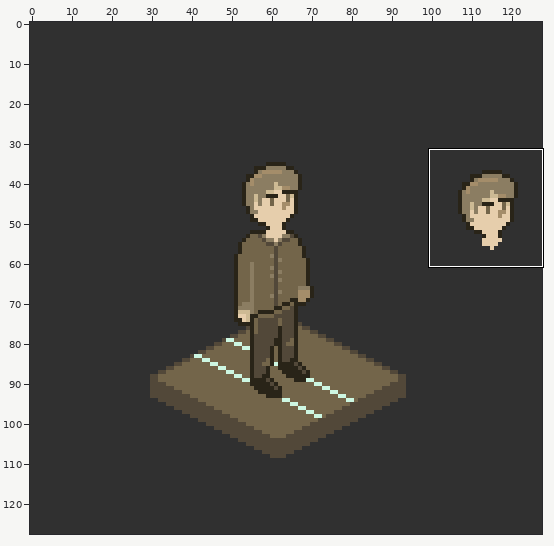
A pixel-art file gets an edit: Aseprite/suspect/movement-making.aseprite. The picture above shows the old version from afar; the outline marks the close-up.
Close-up. As it was:
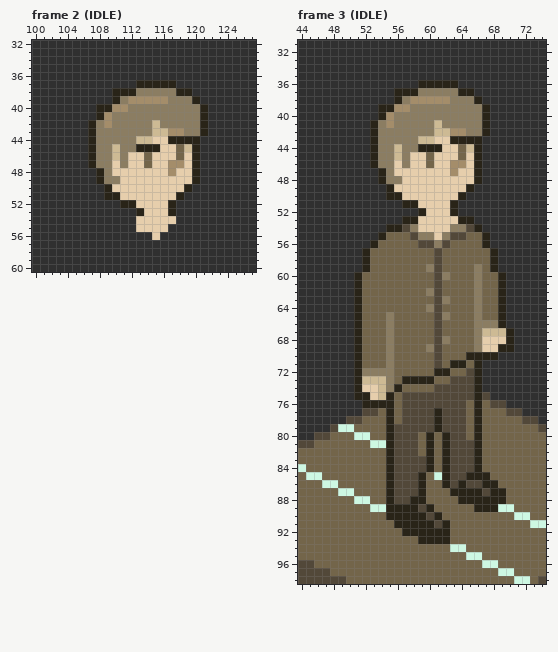
128x128 pixels, 57 frames. Shown: frame 2 (IDLE): x 100..127, y 32..60; frame 3 (IDLE): x 44..74, y 31..98. The commit also changed other frames or places, which this record leaves out.
Now the later version:
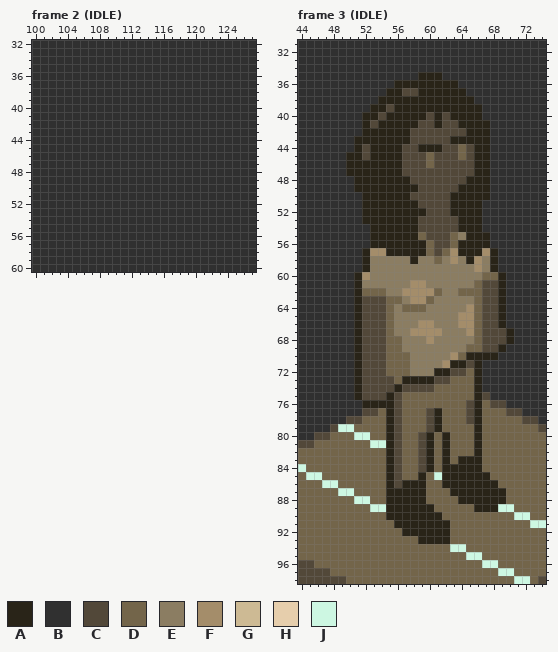
Palette (. is transparent): A #292418  B #303030  C #524839  D #73654a  E #8b7d62  F #a48d6a  G #cdba94  H #e6ceac  J #cdf7e2
From the commit log: new character animation added
What changed:
layer "PERSONAGENS/VIUVO" now hidden
Frame 2 (IDLE):
y 37: x 113..117 AAAAA -> BBBBB
y 38: x 110..119 AAAEEEEEAA -> BBBBBBBBBB
y 39: x 110..120 AEFFFFFEEEA -> BBBBBBBBBBB
y 40: x 108..121 AAFFEEEEEEEEEA -> BBBBBBBBBBBBBB
y 41: x 108..121 AFEEEEEEEEEEEA -> BBBBBBBBBBBBBB
y 42: x 107..121 AEFEEEEEGEEEEEA -> BBBBBBBBBBBBBBB
y 43: x 107..121 AEEEEEEEGGFFEEA -> BBBBBBBBBBBBBBB
y 44: x 107..120 AEEEEEGGHHAAAA -> BBBBBBBBBBBBBB
y 45: x 107..120 AEEGEEAAAHHDGA -> BBBBBBBBBBBBBB
y 46: x 107..120 AEEGEHHDHHHDHA -> BBBBBBBBBBBBBB
y 47: x 107..120 AEEHEHHDHHFFHA -> BBBBBBBBBBBBBB
y 48: x 108..120 AEHHHHHHHFHHA -> BBBBBBBBBBBBB
y 49: x 108..120 AEEHHHHHHHHHA -> BBBBBBBBBBBBB
y 50: x 109..119 AHHHHHHHHHA -> BBBBBBBBBBB
y 51: x 109..118 AAHHHHHHHA -> BBBBBBBBBB
y 52: x 111..117 AAHHHHA -> BBBBBBB
y 53: x 113..117 AHHHA -> BBBBB
y 54: x 113..117 HHHHH -> BBBBB
y 55: x 113..116 HHHH -> BBBB
y 56: x 115 H -> B
Frame 3 (IDLE):
y 35: x 59..61 BBB -> AAA
y 36: x 56..58 BBB -> AAA
y 37: x 55 B -> A; x 57..63 AAEEEEE -> CCAAAAA; x 65 A -> B
y 38: x 54..55 BB -> AA; x 57..66 EFFFFFEEEA -> AAAAAAAAAB
y 39: x 53 B -> A; x 55..67 AFFEEEEEEEEEA -> CAAAAAAAAAAAB
y 40: x 52..67 BBAFEEEEEEEEEEEA -> AACAAAAACACAAAAB
y 41: x 52..66 BAEFEEEEEGEEEEE -> ACAAAAACCACCAAA
y 42: x 52 B -> A; x 54..66 EEEEEEEGGFFEE -> AAAACCCCCCCAA
y 43: x 51..52 BB -> AA; x 54..62 EEEEEGGHH -> AAAACCCCC; x 67 B -> A
y 44: x 51..52 BB -> AC; x 54..58 EEGEE -> AAACC; x 62..63 HH -> CC; x 65 G -> C; x 67 B -> A
y 45: x 50..52 BBB -> AAC; x 54..59 EEGEHH -> AAACCC; x 61..63 HHH -> CCC; x 65 H -> C; x 67 B -> A
y 46: x 50..52 BBB -> AAA; x 54..59 EEHEHH -> AAACCC; x 61..65 HHFFH -> CCCCC; x 67 B -> A
y 47: x 50..53 BBBB -> AAAA; x 55..65 EHHHHHHHFHH -> AACCCCCCCCC; x 67 B -> A
y 48: x 51..53 BBB -> AAA; x 55..65 EEHHHHHHHHH -> AAACCCCCCCA; x 67 B -> A
y 49: x 51..54 BBBB -> AAAA; x 56..64 HHHHHHHHH -> AAACCCCCA; x 66..67 BB -> AA
y 50: x 52..54 BBB -> AAA; x 57..63 HHHHHHH -> ACCCCCA; x 65..67 BBB -> AAA
y 51: x 52..56 BBBBB -> AAAAA; x 59..62 HHHH -> CCCC; x 64..66 BBB -> AAA
y 52: x 52..58 BBBBBBB -> AAAAAAA; x 60..62 HHH -> CCC; x 64..66 BBB -> AAA
y 53: x 52..56 BBBBB -> AAAAA; x 59..63 HHHHH -> CCCCC; x 66 B -> A
y 54: x 53..54 BB -> AA; x 57..65 CEHHHHEEC -> AACCCCCAA
y 55: x 53 B -> A; x 55..66 DDDCEEHECCDD -> AAAADCCCDEAA
y 56: x 54..61 DDDDDCCE -> AAAAAADC; x 64..66 DDD -> AAA
y 57: x 53..59 DDDDDDD -> FFAAAAA; x 63..67 DDDDD -> FAAAF
y 58: x 53..67 DDDDDDDDCDDDDDD -> EEEEEAEEDEFEAFE
y 59: x 53..59 DDDDDDD -> EEEEEEE; x 61..67 CDDDDED -> EEEEEFE
y 60: x 52..61 DDDDDDDDDC -> FEEEEEEEEE; x 63..65 DDD -> EEE
y 61: x 52..68 DDDDDDDDDCDDDDEDD -> EEEEEEFFEEEEEEDCC
y 62: x 55..63 DDDDDECDD -> EEFFFFDEE; x 66..68 EDD -> DCC
y 63: x 52..54 DDD -> CCC; x 57..59 DDD -> EFF; x 61 C -> E; x 63..68 DDDEDD -> EEEDCC
y 64: x 52..54 DDD -> CCC; x 56 D -> E; x 61..68 CDDDDEDD -> EEEEFDCC
y 65: x 52..61 DDDEDDDDDC -> CCCDEEEEEE; x 63..68 DDDEDD -> EFFDCC
y 66: x 52..68 DDDEDDDDDCDDDDEEE -> CCCDEEEFFEEEFFDCC
y 67: x 52..69 DDDEDDDDDCDDDDEGGG -> CCCDEEFFFFEEEFDCCC
y 68: x 52..55 DDDE -> CCCD; x 57..61 DDDDC -> EEEFE; x 63..69 DDDEHHH -> EEEDCCC
y 69: x 52..55 DDDE -> CCCD; x 57..59 DDD -> EEE; x 61..64 CDDD -> EEEE; x 66..68 EHH -> DCC; x 70 A -> B
y 70: x 52..55 DDDE -> CCCD; x 58..63 DDDCDD -> EEEEEF
y 71: x 52..55 DDDE -> CCCD; x 58..62 DDDCD -> EEEEF; x 65 D -> C
y 72: x 52..55 EEEE -> CCCD; x 58..60 DDD -> EEE; x 63..65 DDC -> CCD
y 73: x 52..55 GGGE -> CCCC; x 61..65 DDCCC -> CCDDD
y 74: x 52..55 HHGE -> CCCC; x 57..65 DDDDCCCCC -> CCCCDDDDD
y 75: x 52..54 AHG -> CCC; x 56..65 DCCCCCCCCC -> CDDDDDDDDD
y 76: x 56..65 DCCCCCCCCD -> CDDDDDDDDC
y 77..78: x 56..59 DCCC -> CDDD; x 62..65 CCCD -> DDDC
y 79: x 57..59 CCC -> DDD; x 62..64 CCC -> DDD
y 80: x 57..59 CCD -> DDC; x 63..64 CC -> DD
y 81..82: x 57..59 CCD -> DDC; x 63..65 CCC -> DDD
y 83: x 57..58 CC -> DD; x 63..65 CCC -> DAA
y 84: x 57..58 CC -> DD; x 63..65 CCC -> AAA
y 85: x 57..58 CC -> DD; x 63..64 CC -> AA
y 86: x 57..58 CC -> AA; x 63 C -> A; x 65..66 CC -> AA
y 87: x 56..58 CCC -> AAA; x 67 C -> A
y 88: x 56..57 CC -> AA
y 89: x 59 C -> A
y 90: x 60 C -> A
y 91: x 61 C -> A
Pixel boxes of the changes (left, top, right, bottom) in both close-ups:
changed: (88, 80, 208, 240)
changed: (346, 72, 514, 528)
